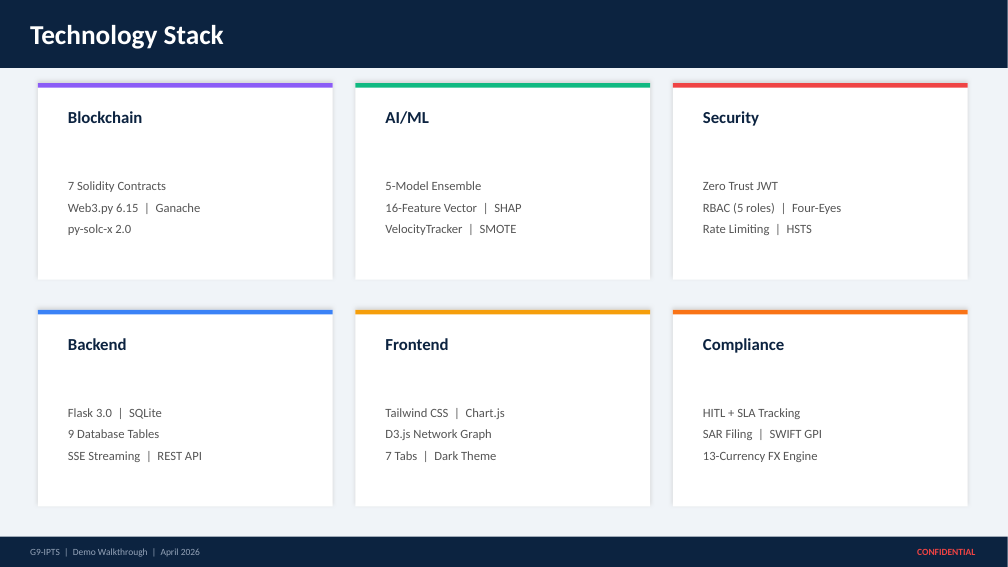
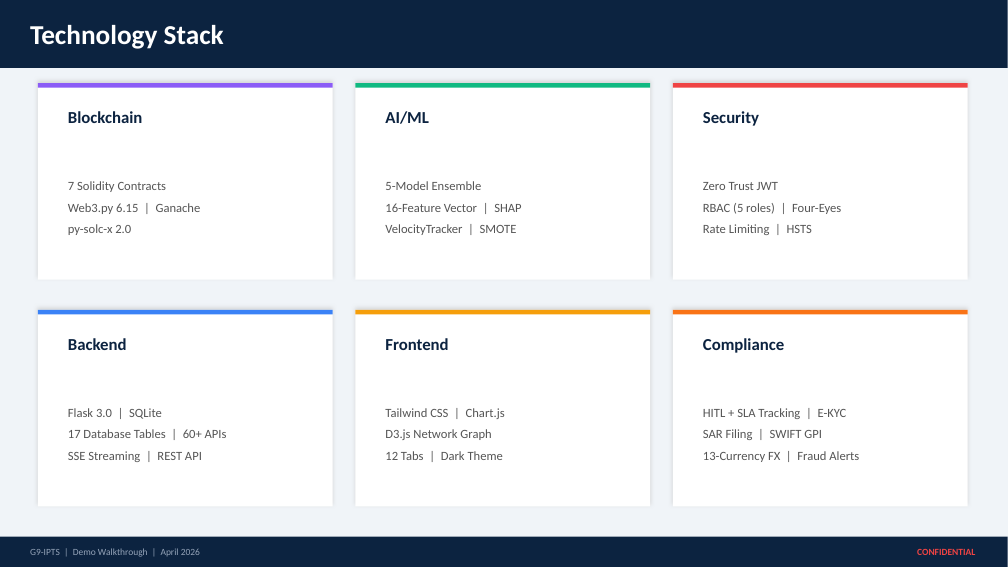
Before and after one commit to mohammedidriss/G9-IPTS, a slide deck: slide 7 of docs/G9-IPTS_Demo_Walkthrough.pptx. Drawn at 1008x567 pixels with LibreOffice and Linux fonts; fonts in the diff are those of the drawing. Boxes give left, top, right and bottom in pixels: in the first picture for what was removed or moved away, otherwise in the second. Text is boxed around its words. In the diff, an @@ line names an element or a change of style, - is before the commit and + after.

```diff
--- a/docs/G9-IPTS_Demo_Walkthrough.pptx
+++ b/docs/G9-IPTS_Demo_Walkthrough.pptx
@@ text at (703,408,847,419): text changed @@
-HITL + SLA Tracking
+HITL + SLA Tracking | E-KYC
@@ text at (68,429,227,438): text changed @@
-9 Database Tables
+17 Database Tables | 60+ APIs
@@ text at (385,451,503,460): text changed @@
-7 Tabs | Dark Theme
+12 Tabs | Dark Theme
@@ text at (703,451,859,462): text changed @@
-13-Currency FX Engine
+13-Currency FX | Fraud Alerts
```
Also in this commit, not shown: 6 other slides changed, 16 slides added, 3 slides removed, 20 other files.
